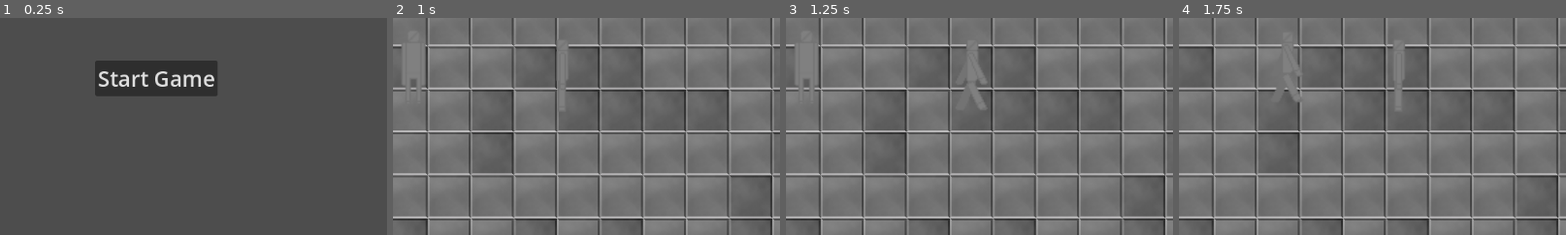
Above: before the commit, frames 1-4 (left to right).
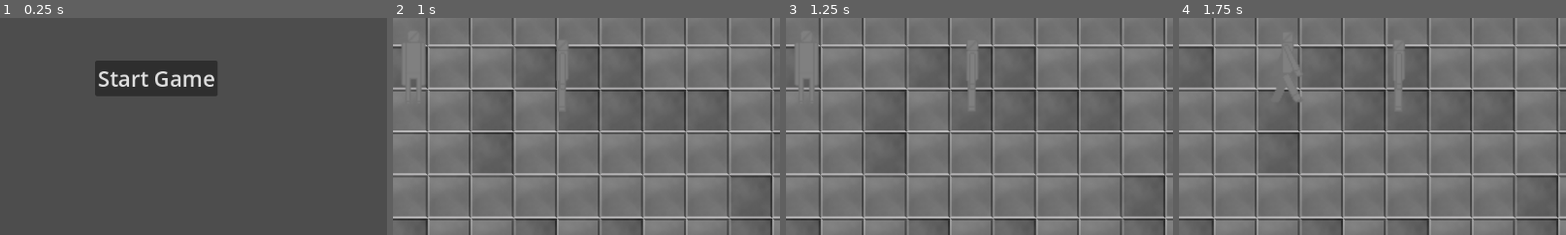
Above: after the commit, the same moments.

Repository: pagefile/godotwild86
Game: Godot game, scene res://GUI/main_menu.tscn
The game is run twice, just before and just after one commit, with the same random seed, the same clock (stepped at 60 frames per second) and the same inputs.
Inputs:
- Up to frame 1 (0.25 s): no input
- Up to frame 2 (1 s): click "Start Game" at 0.5 s
- Up to frame 3 (1.25 s): no input
- Up to frame 4 (1.75 s): tap Enter at 1.25 s; hold D (Move Right) from 1.28 s (still down); tap F (Interact) at 1.35 s
The pictures show only the part of the screen within x 34-84%, y 33-83%; the shares and areas given below are measured in that part.

Frames 1-2 are identical in both runs. In frame 3, 0.3% of the frame differs, in the area x 45-52%, y 23-42%; in frame 4, nothing differs.

Commit message:
Fixes bug with walk animations not playing
array check was being done with non-rounded movement, so if the movement wasn't exactly equal to anything in the array it would not grab the animation. This fixes it so all movement should get an animation

Diff:
--- a/scripts/character.gd
+++ b/scripts/character.gd
@@ -14,7 +14,7 @@
 	Vector2(0,-1): "walk_b"
 }
 func _physics_process(_delta):
-	if anim.has(_movement):
+	if anim.has(_movement.round()):
 		$Sprite.play(anim[_movement.round()])
 	velocity = _movement * _speed
 	move_and_slide()
